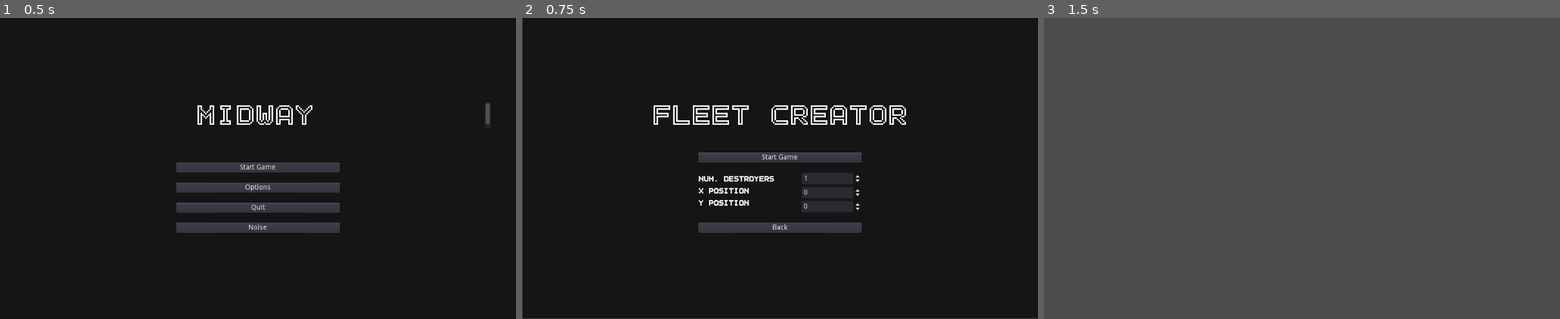
Above: before the commit, frames 1-3 (left to right).
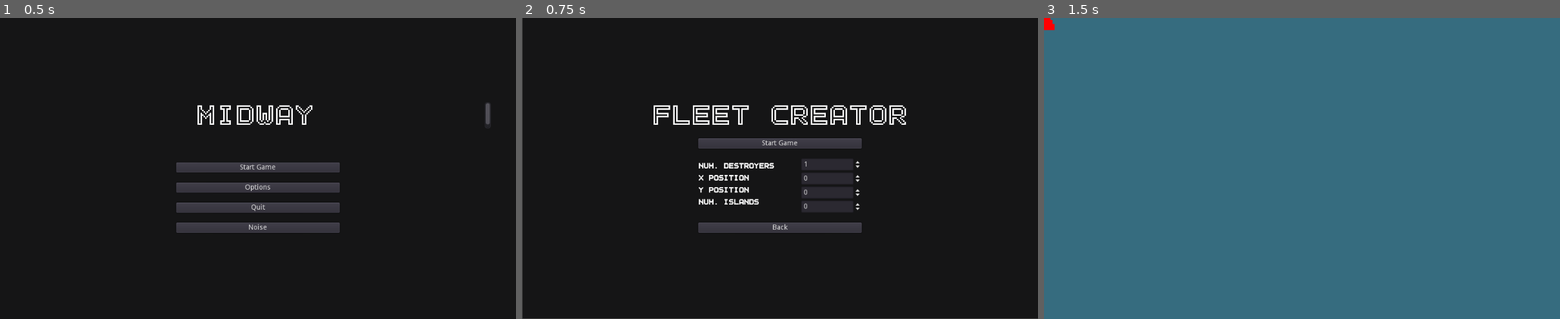
Above: after the commit, the same moments.

Repository: peter-shaw-benson/naval-game
Game: Godot game, scene res://gui/MainMenu.tscn
The game is run twice, just before and just after one commit, with the same random seed, the same clock (stepped at 60 frames per second) and the same inputs.
Inputs:
- Up to frame 1 (0.5 s): no input
- Up to frame 2 (0.75 s): click "Start Game" at 0.5 s
- Up to frame 3 (1.5 s): click "Start Game" at 1.25 s

Frame 1 is identical in both runs. In frame 2, 3.0% of the frame differs, in the area x 34-66%, y 39-63%; in frame 3, 100%, in the area x 0-100%, y 0-100%.
Error before the commit: Attempt to call function 'instance' in base 'null instance' on a null instance. (res://GameState.gd:48)

Commit message:
added basic island generation

Diff:
--- /dev/null
+++ b/Game Map/Islands/Island.gd
@@ -0,0 +1,31 @@
+extends Area2D
+class_name Island
+
+func _ready():
+	pass
+
+func generate_new_island(map_center):
+
+	var x_low = map_center.x - 400
+	var x_high = map_center.x + 400
+	var y_low = map_center.y - 200
+	var y_high = map_center.y + 200
+
+	# Position
+	self.position.x = rand_range(x_low, x_high)
+	self.position.y = rand_range(y_low, y_high)
+
+	# Rotation
+	self.rotation = rand_range(0, 2*PI)
+
+	# Scale
+	self.scale.x = rand_range(0.5, 1.5)
+	self.scale.y = rand_range(0.5, 1.5)
+
+	var island_drawing = self.get_node("AnimatedSprite")
+	# Frame
+	var frame_array = range(0,8)
+	var frame_choice = frame_array[randi() % frame_array.size()]
+	island_drawing.frame = frame_choice
+
+	print("island:", self.position)
--- /dev/null
+++ b/Game Map/Islands/Island.tscn
@@ -0,0 +1,33 @@
+[gd_scene load_steps=13 format=2]
+
+[ext_resource path="res://art/Atolls/sprite_6.png" type="Texture" id=1]
+[ext_resource path="res://art/Atolls/sprite_7.png" type="Texture" id=2]
+[ext_resource path="res://art/Atolls/sprite_2.png" type="Texture" id=3]
+[ext_resource path="res://art/Atolls/sprite_5.png" type="Texture" id=4]
+[ext_resource path="res://Game Map/Islands/Island.gd" type="Script" id=5]
+[ext_resource path="res://art/Atolls/sprite_4.png" type="Texture" id=6]
+[ext_resource path="res://art/Atolls/sprite_8.png" type="Texture" id=7]
+[ext_resource path="res://art/Atolls/sprite_1.png" type="Texture" id=8]
+[ext_resource path="res://art/Atolls/sprite_3.png" type="Texture" id=9]
+[ext_resource path="res://art/Atolls/sprite_0.png" type="Texture" id=10]
+
+[sub_resource type="SpriteFrames" id=1]
+animations = [ {
+"frames": [ ExtResource( 10 ), ExtResource( 8 ), ExtResource( 3 ), ExtResource( 9 ), ExtResource( 6 ), ExtResource( 4 ), ExtResource( 1 ), ExtResource( 2 ), ExtResource( 7 ) ],
+"loop": true,
+"name": "Main Islands",
+"speed": 5.0
+} ]
+
+[sub_resource type="CircleShape2D" id=2]
+radius = 106.824
+
+[node name="Island" type="Area2D"]
+script = ExtResource( 5 )
+
+[node name="AnimatedSprite" type="AnimatedSprite" parent="."]
+frames = SubResource( 1 )
+animation = "Main Islands"
+
+[node name="CollisionShape2D" type="CollisionShape2D" parent="."]
+shape = SubResource( 2 )
--- a/Game Map/Map 2.gd
+++ b/Game Map/Map 2.gd
@@ -1,21 +1,36 @@
 extends Node
 
 export var squadron_scene: PackedScene
+export var island_scene: PackedScene
 
 var squad: Squadron
+var island: Island
 
 onready var LineRenderer = get_node("LineDrawer")
 onready var IslandTexture = get_node("IslandTexture")
 
-func init(squadron_data):
+func init(squadron_data, num_islands):
 	squad = squadron_scene.instance()
 
 	squad.init(squadron_data.ships, squadron_data.position)
 	LineRenderer.init(squad)
 
-	IslandTexture.generate_noise()
+	add_child(squad)
 
-	#add_child(squad)
+	# Add Islands
+	var screen_size = get_viewport().size
+
+	var map_center = Vector2(screen_size.x / 2, screen_size.y /2)
+
+	# Create the Island Instances
+	if num_islands > 0:
+		for i in range(num_islands):
+			island = island_scene.instance()
+			island.generate_new_island(map_center)
+			print("made new island")
+
+			# Add to scene
+			add_child(island)
 
 func _ready():
 
--- a/Game Map/Map 2.tscn
+++ b/Game Map/Map 2.tscn
@@ -3,14 +3,14 @@
 [ext_resource path="res://Game Map/Map 2.gd" type="Script" id=1]
 [ext_resource path="res://Squad/Squadron.tscn" type="PackedScene" id=2]
 [ext_resource path="res://Game Map/LineDrawer.gd" type="Script" id=3]
-[ext_resource path="res://Game Map/IslandTexture.gd" type="Script" id=4]
+[ext_resource path="res://Game Map/Islands/Island.tscn" type="PackedScene" id=4]
 
 [node name="Main" type="Node"]
 script = ExtResource( 1 )
 squadron_scene = ExtResource( 2 )
+island_scene = ExtResource( 4 )
 
 [node name="ColorRect" type="ColorRect" parent="."]
-visible = false
 anchor_right = 1.0
 anchor_bottom = 1.0
 mouse_filter = 2
@@ -21,8 +21,5 @@
 "_edit_use_anchors_": false
 }
 
-[node name="IslandTexture" type="Sprite" parent="."]
-script = ExtResource( 4 )
-
 [node name="LineDrawer" type="Node2D" parent="."]
 script = ExtResource( 3 )
--- a/GameState.gd
+++ b/GameState.gd
@@ -34,10 +34,10 @@
 	# Optionally, to make it compatible with the SceneTree.change_scene_to_file() API.
 	get_tree().current_scene = current_scene
 
-func change_to_main_map(path, squadron):
-	call_deferred("goto_main_map", path, squadron)
+func change_to_main_map(path, squadron, num_islands):
+	call_deferred("goto_main_map", path, squadron, num_islands)
 
-func goto_main_map(path, squadron_data):
+func goto_main_map(path, squadron_data, num_islands):
 	# It is now safe to remove the current scene
 	current_scene.free()
 
@@ -53,4 +53,4 @@
 	# Optionally, to make it compatible with the SceneTree.change_scene_to_file() API.
 	get_tree().current_scene = current_scene
 
-	current_scene.init(squadron_data)
+	current_scene.init(squadron_data, num_islands)
--- a/gui/Fleet Maker.gd
+++ b/gui/Fleet Maker.gd
@@ -6,6 +6,7 @@
 var num_destroyers = 0
 var position_x = 0
 var position_y = 0
+var num_islands = 0
 
 func _ready():
 	pass
@@ -46,4 +47,8 @@
 
 
 func _on_StartButton_pressed():
-	GameState.change_to_main_map("res://Game Map/Map 2.tscn", get_squadron())
+	GameState.change_to_main_map("res://Game Map/Map 2.tscn", get_squadron(), num_islands)
+
+
+func _on_Islands_value_changed(value):
+	num_islands = value
--- a/gui/Fleet Maker.tscn
+++ b/gui/Fleet Maker.tscn
@@ -48,7 +48,7 @@
 
 [node name="Title" type="RichTextLabel" parent="VBoxContainer"]
 margin_right = 924.0
-margin_bottom = 96.0
+margin_bottom = 68.0
 rect_clip_content = false
 size_flags_horizontal = 3
 size_flags_vertical = 3
@@ -58,7 +58,7 @@
 text = "Fleet Creator"
 
 [node name="MarginContainer" type="MarginContainer" parent="VBoxContainer"]
-margin_top = 100.0
+margin_top = 72.0
 margin_right = 924.0
 margin_bottom = 310.0
 custom_constants/margin_right = 300
@@ -72,7 +72,7 @@
 [node name="options" type="VBoxContainer" parent="VBoxContainer/MarginContainer"]
 margin_left = 300.0
 margin_right = 624.0
-margin_bottom = 160.0
+margin_bottom = 188.0
 size_flags_horizontal = 3
 size_flags_vertical = 3
 custom_constants/separation = 20
@@ -86,20 +86,20 @@
 [node name="HBoxContainer" type="HBoxContainer" parent="VBoxContainer/MarginContainer/options"]
 margin_top = 40.0
 margin_right = 324.0
-margin_bottom = 120.0
+margin_bottom = 148.0
 alignment = 1
 
 [node name="VBoxContainer" type="VBoxContainer" parent="VBoxContainer/MarginContainer/options/HBoxContainer"]
 margin_right = 200.0
-margin_bottom = 80.0
+margin_bottom = 108.0
 rect_min_size = Vector2( 200, 50 )
 size_flags_horizontal = 3
 alignment = 1
 
 [node name="RichTextLabel" type="RichTextLabel" parent="VBoxContainer/MarginContainer/options/HBoxContainer/VBoxContainer"]
-margin_top = 6.0
+margin_top = 8.0
 margin_right = 200.0
-margin_bottom = 26.0
+margin_bottom = 28.0
 rect_min_size = Vector2( 0, 20 )
 size_flags_horizontal = 3
 custom_fonts/normal_font = SubResource( 2 )
@@ -107,27 +107,36 @@
 scroll_active = false
 
 [node name="RichTextLabel2" type="RichTextLabel" parent="VBoxContainer/MarginContainer/options/HBoxContainer/VBoxContainer"]
-margin_top = 30.0
+margin_top = 32.0
 margin_right = 200.0
-margin_bottom = 50.0
+margin_bottom = 52.0
 rect_min_size = Vector2( 0, 20 )
 size_flags_horizontal = 3
 custom_fonts/normal_font = SubResource( 2 )
 text = "X Position"
 
 [node name="RichTextLabel3" type="RichTextLabel" parent="VBoxContainer/MarginContainer/options/HBoxContainer/VBoxContainer"]
-margin_top = 54.0
+margin_top = 56.0
 margin_right = 200.0
-margin_bottom = 74.0
+margin_bottom = 76.0
 rect_min_size = Vector2( 0, 20 )
 size_flags_horizontal = 3
 custom_fonts/normal_font = SubResource( 2 )
 text = "Y Position"
 
+[node name="Num Islands" type="RichTextLabel" parent="VBoxContainer/MarginContainer/options/HBoxContainer/VBoxContainer"]
+margin_top = 80.0
+margin_right = 200.0
+margin_bottom = 100.0
+rect_min_size = Vector2( 0, 20 )
+size_flags_horizontal = 3
+custom_fonts/normal_font = SubResource( 2 )
+text = "Num. Islands"
+
 [node name="VBoxContainer2" type="VBoxContainer" parent="VBoxContainer/MarginContainer/options/HBoxContainer"]
 margin_left = 204.0
 margin_right = 324.0
-margin_bottom = 80.0
+margin_bottom = 108.0
 size_flags_horizontal = 3
 alignment = 1
 
@@ -150,13 +159,20 @@
 margin_bottom = 80.0
 rect_min_size = Vector2( 0, 20 )
 
+[node name="Islands" type="SpinBox" parent="VBoxContainer/MarginContainer/options/HBoxContainer/VBoxContainer2"]
+margin_top = 84.0
+margin_right = 120.0
+margin_bottom = 108.0
+
 [node name="BackButton" type="Button" parent="VBoxContainer/MarginContainer/options"]
-margin_top = 140.0
+margin_top = 168.0
 margin_right = 324.0
-margin_bottom = 160.0
+margin_bottom = 188.0
 text = "Back"
 [connection signal="pressed" from="VBoxContainer/MarginContainer/options/StartButton" to="." method="_on_StartButton_pressed"]
 [connection signal="value_changed" from="VBoxContainer/MarginContainer/options/HBoxContainer/VBoxContainer2/SpinBox" to="." method="_on_SpinBox_value_changed"]
 [connection signal="value_changed" from="VBoxContainer/MarginContainer/options/HBoxContainer/VBoxContainer2/x pos" to="." method="_on_x_pos_value_changed"]
 [connection signal="value_changed" from="VBoxContainer/MarginContainer/options/HBoxContainer/VBoxContainer2/y pos" to="." method="_on_y_pos_value_changed"]
+[connection signal="changed" from="VBoxContainer/MarginContainer/options/HBoxContainer/VBoxContainer2/Islands" to="." method="_on_Islands_changed"]
+[connection signal="value_changed" from="VBoxContainer/MarginContainer/options/HBoxContainer/VBoxContainer2/Islands" to="." method="_on_Islands_value_changed"]
 [connection signal="pressed" from="VBoxContainer/MarginContainer/options/BackButton" to="." method="_on_BackButton_pressed"]
--- a/project.godot
+++ b/project.godot
@@ -9,6 +9,11 @@
 config_version=4
 
 _global_script_classes=[ {
+"base": "Area2D",
+"class": "Island",
+"language": "GDScript",
+"path": "res://Game Map/Islands/Island.gd"
+}, {
 "base": "Node",
 "class": "Ship",
 "language": "GDScript",
@@ -25,6 +30,7 @@
 "path": "res://Squad/Squadron.gd"
 } ]
 _global_script_class_icons={
+"Island": "",
 "Ship": "",
 "SquadFull": "",
 "Squadron": ""
Binary file added: art/Atolls/sprite_0.png
Not shown, added: art/Atolls/sprite_0.png.import
Binary file added: art/Atolls/sprite_1.png
Not shown, added: art/Atolls/sprite_1.png.import
Binary file added: art/Atolls/sprite_2.png
Not shown, added: art/Atolls/sprite_2.png.import
Binary file added: art/Atolls/sprite_3.png
Not shown, added: art/Atolls/sprite_3.png.import
Binary file added: art/Atolls/sprite_4.png
Not shown, added: art/Atolls/sprite_4.png.import
Binary file added: art/Atolls/sprite_5.png
Not shown, added: art/Atolls/sprite_5.png.import
(and 7 more such lines)
